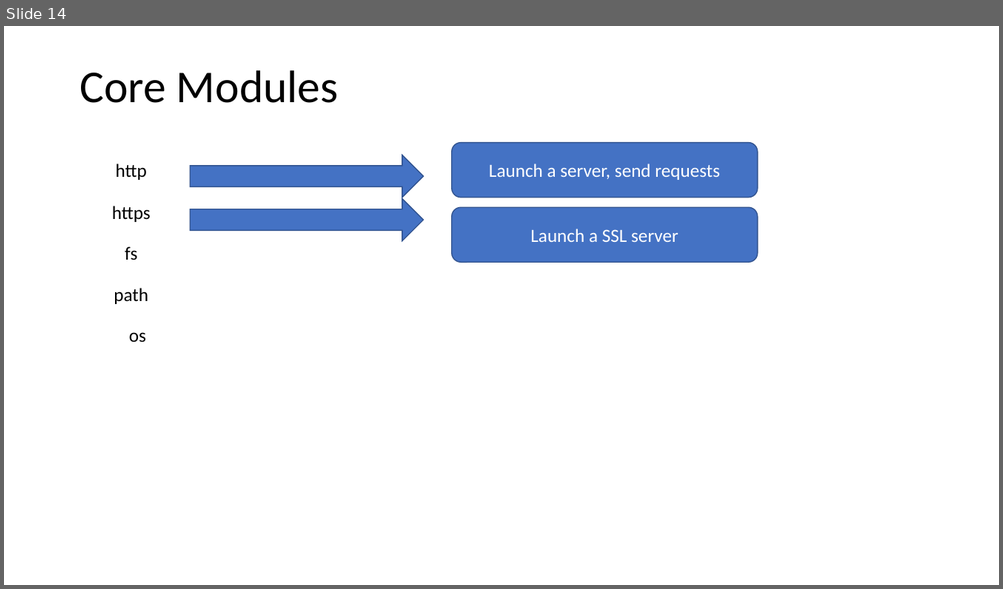
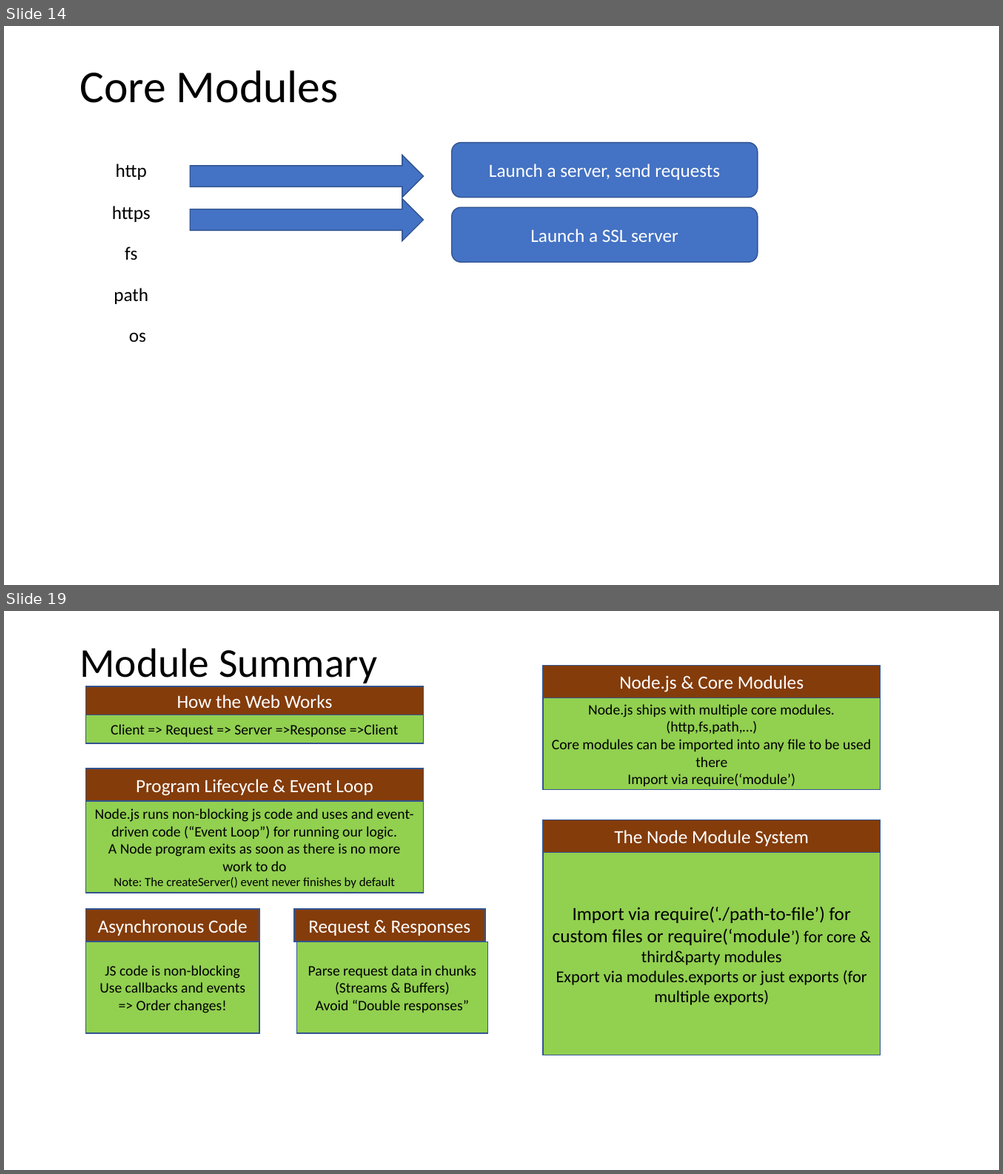
Before and after one commit to PiyushChaturvedii/batch03, a slide deck: What is Node.pptx. Shown one above the other, each under a label of ours: slide 14 before the commit, slides 14 and 19 after it; the slides between them are not shown. The pictures are 1003x589 and 1003x1174 pixels, drawn with LibreOffice and Linux fonts; fonts in the diff are those of the drawing. Boxes give left, top, right and bottom in pixels: in the first picture for what was removed or moved away, otherwise in the second. Text is boxed around its words. In the diff, an @@ line names an element or a change of style, - is before the commit and + after.

Commit message:
Modules Updated

```diff
--- a/What is Node.pptx
+++ b/What is Node.pptx
@@ slide 19 added at [4, 611, 999, 1170], background #FFFFFF @@
@@ title added at [79, 648, 377, 686], 39.6 pt, text #000000 @@
+Module Summary
@@ rectangle added at [543, 666, 880, 698], fill #843C0B, outline #325491 1 pt, 18 pt, text #FFFFFF @@
+Node.js & Core Modules
@@ rectangle added at [86, 686, 424, 715], fill #843C0B, outline #325491 1 pt, 18 pt, text #FFFFFF @@
+How the Web Works
@@ rectangle added at [543, 698, 880, 790], fill #92D050, outline #325491 1 pt, 14 pt, text #000000 @@
+Node.js ships with multiple core modules.(http,fs,path,…)
+Core modules can be imported into any file to be used there
+Import via require(‘module’)
@@ rectangle added at [86, 715, 424, 743], fill #92D050, outline #325491 1 pt, 14 pt, text #000000 @@
+Client => Request => Server =>Response =>Client
@@ rectangle added at [86, 769, 424, 801], fill #843C0B, outline #325491 1 pt, 18 pt, text #FFFFFF @@
+Program Lifecycle & Event Loop
@@ rectangle added at [86, 801, 424, 893], fill #92D050, outline #325491 1 pt, 14 pt, text #000000 @@
+Node.js runs non-blocking js code and uses and event-driven code (“Event Loop”) for running our logic.
+A Node program exits as soon as there is no more work to do
+Note: The createServer() event never finishes by default
@@ rectangle added at [543, 820, 880, 853], fill #843C0B, outline #325491 1 pt, 18 pt, text #FFFFFF @@
+The Node Module System
@@ rectangle added at [543, 853, 880, 1056], fill #92D050, outline #325491 1 pt, 16 pt, text #000000 @@
+Import via require(‘./path-to-file’) for custom files or require(‘module’) for core & third&party modules
+Export via modules.exports or just exports (for multiple exports)
@@ rectangle added at [86, 909, 259, 943], fill #843C0B, outline #325491 1 pt, 18 pt, text #FFFFFF @@
+Asynchronous Code
@@ rectangle added at [294, 909, 485, 943], fill #843C0B, outline #325491 1 pt, 18 pt, text #FFFFFF @@
+Request & Responses
@@ rectangle added at [86, 943, 259, 1034], fill #92D050, outline #325491 1 pt, 14 pt, text #000000 @@
+JS code is non-blocking
+Use callbacks and events => Order changes!
@@ rectangle added at [296, 943, 487, 1034], fill #92D050, outline #325491 1 pt, 14 pt, text #000000 @@
+Parse request data in chunks (Streams & Buffers)
+Avoid “Double responses”
```
Also in this commit, not shown: 8 other slides added, 10 other files.
